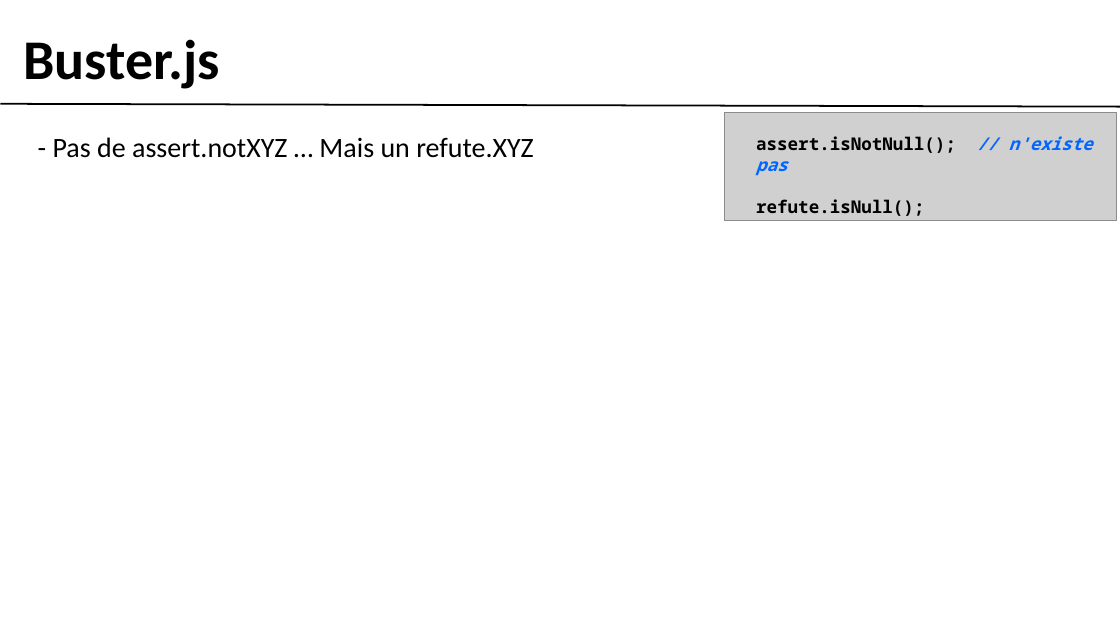
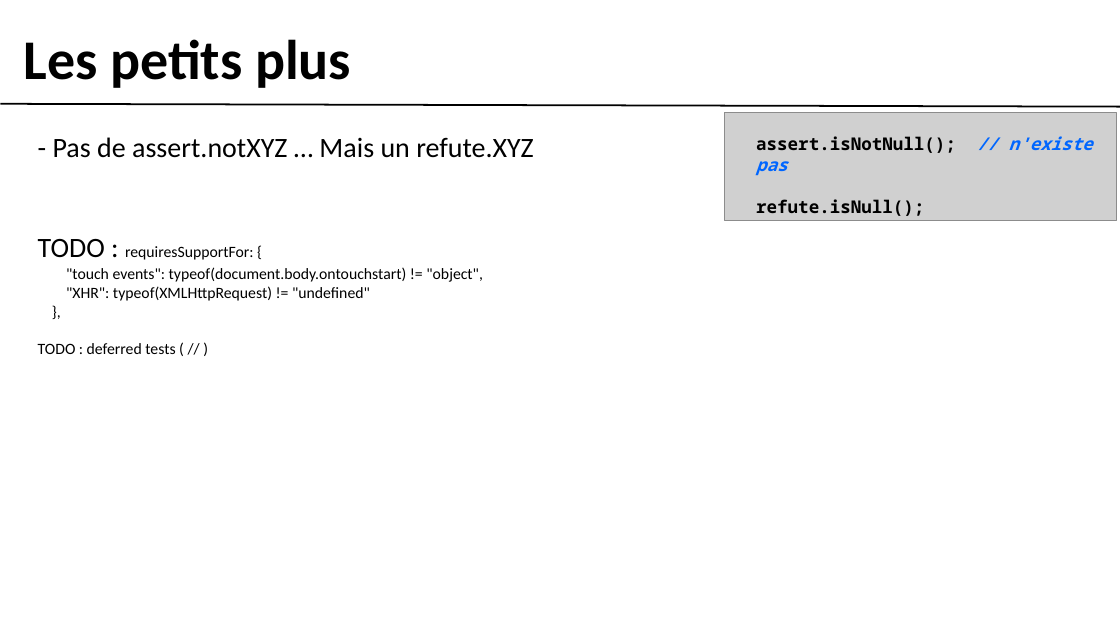
Before and after one commit to gobengo/devoxx-panorama-js-testing, a slide deck: slide 6 of doc/buster_part.ppt (slide 5 before the commit). Drawn at 1120x630 pixels with LibreOffice and Linux fonts; fonts in the diff are those of the drawing; grey boxes stand for pictures; background and template pictures are left out. Boxes give left, top, right and bottom in pixels: in the first picture for what was removed or moved away, otherwise in the second. Text is boxed around its words. In the diff, an @@ line names an element or a change of style, - is before the commit and + after.

```diff
--- a/doc/buster_part.ppt
+++ b/doc/buster_part.ppt
@@ text at (24,39,351,88): text changed @@
-Buster.js
+Les petits plus
@@ text at (38,239,483,354): paragraphs added @@
+TODO : requiresSupportFor: {
+"touch events": typeof(document.body.ontouchstart) != "object",
+"XHR": typeof(XMLHttpRequest) != "undefined"
+},
+TODO : deferred tests ( // )
```
Also in this commit, not shown: 3 slides added, 1 slide removed, 2 other files.
